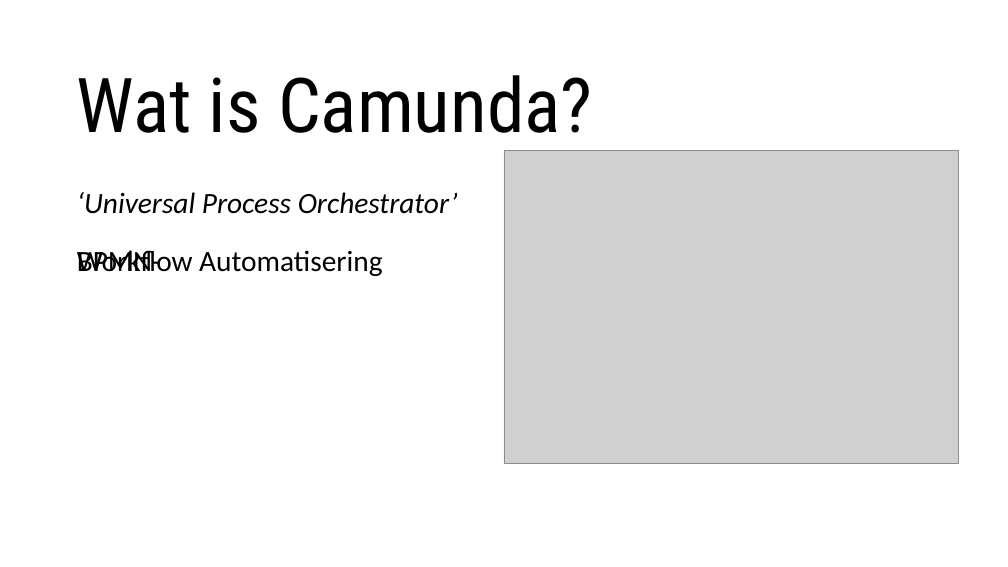
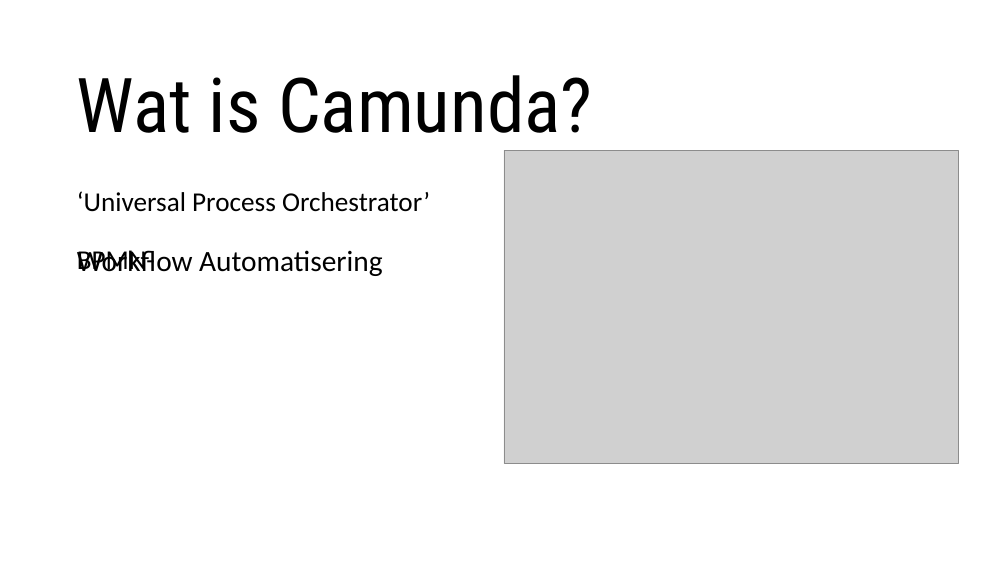
Before and after one commit to DennisVlaanderen/camunda-hands-on-workshop, a slide deck: slide 5 of Presentatie/Camunda_Brooks_JDI.pptx. Drawn at 1008x567 pixels with LibreOffice and Linux fonts; fonts in the diff are those of the drawing; grey boxes stand for pictures. Boxes give left, top, right and bottom in pixels: in the first picture for what was removed or moved away, otherwise in the second. Text is boxed around its words. In the diff, an @@ line names an element or a change of style, - is before the commit and + after.

```diff
--- a/Presentatie/Camunda_Brooks_JDI.pptx
+++ b/Presentatie/Camunda_Brooks_JDI.pptx
@@ text "‘Universal Process Orchestrator’" at bbox=[77, 191, 430, 212]: size 28 to 25.9 pt, italic off @@
@@ text "BPMN-" at bbox=[77, 250, 155, 272]: size 28 to 25.9 pt @@
```
Also in this commit, not shown: 4 other slides changed, 3 slides added, 3 slides removed.
